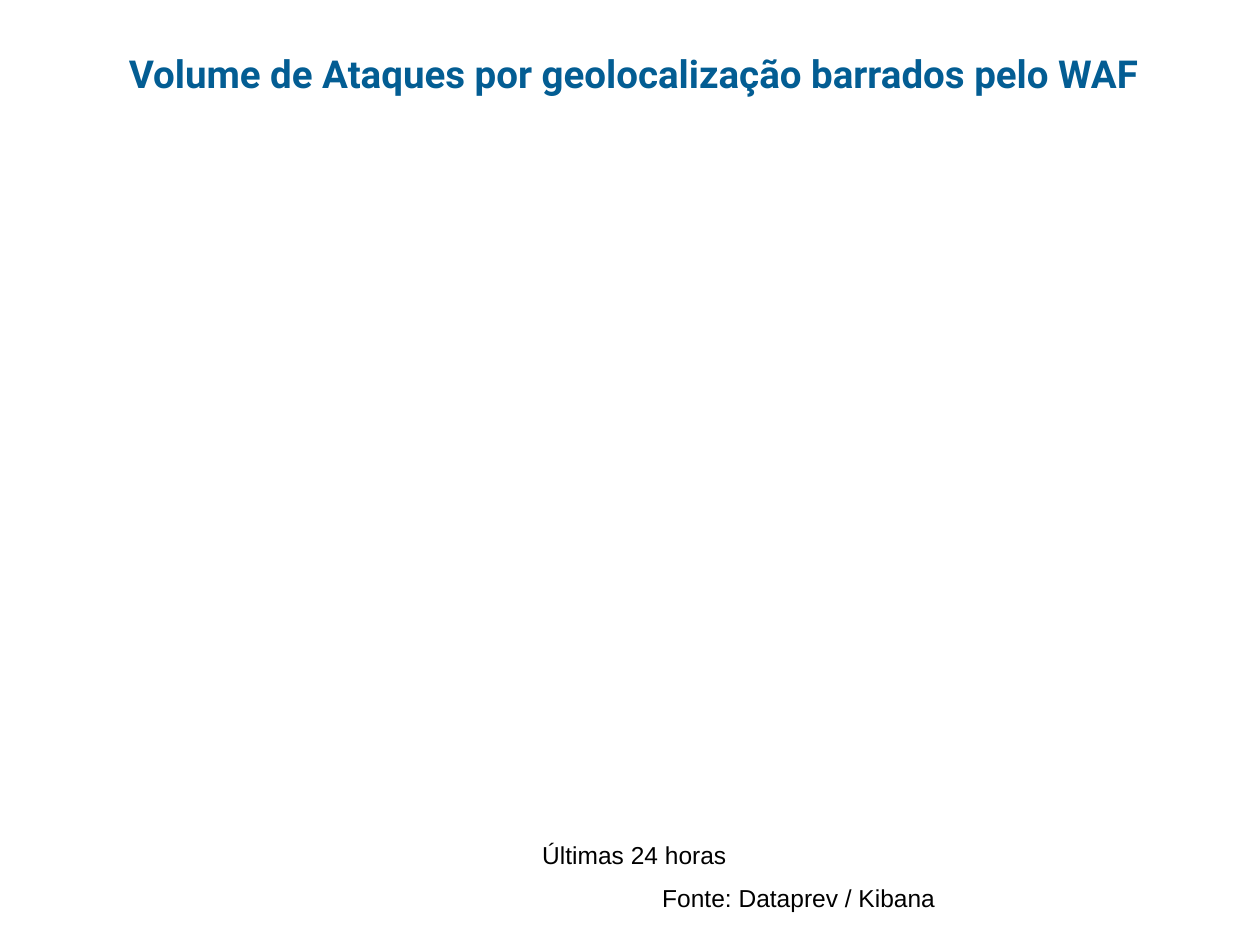
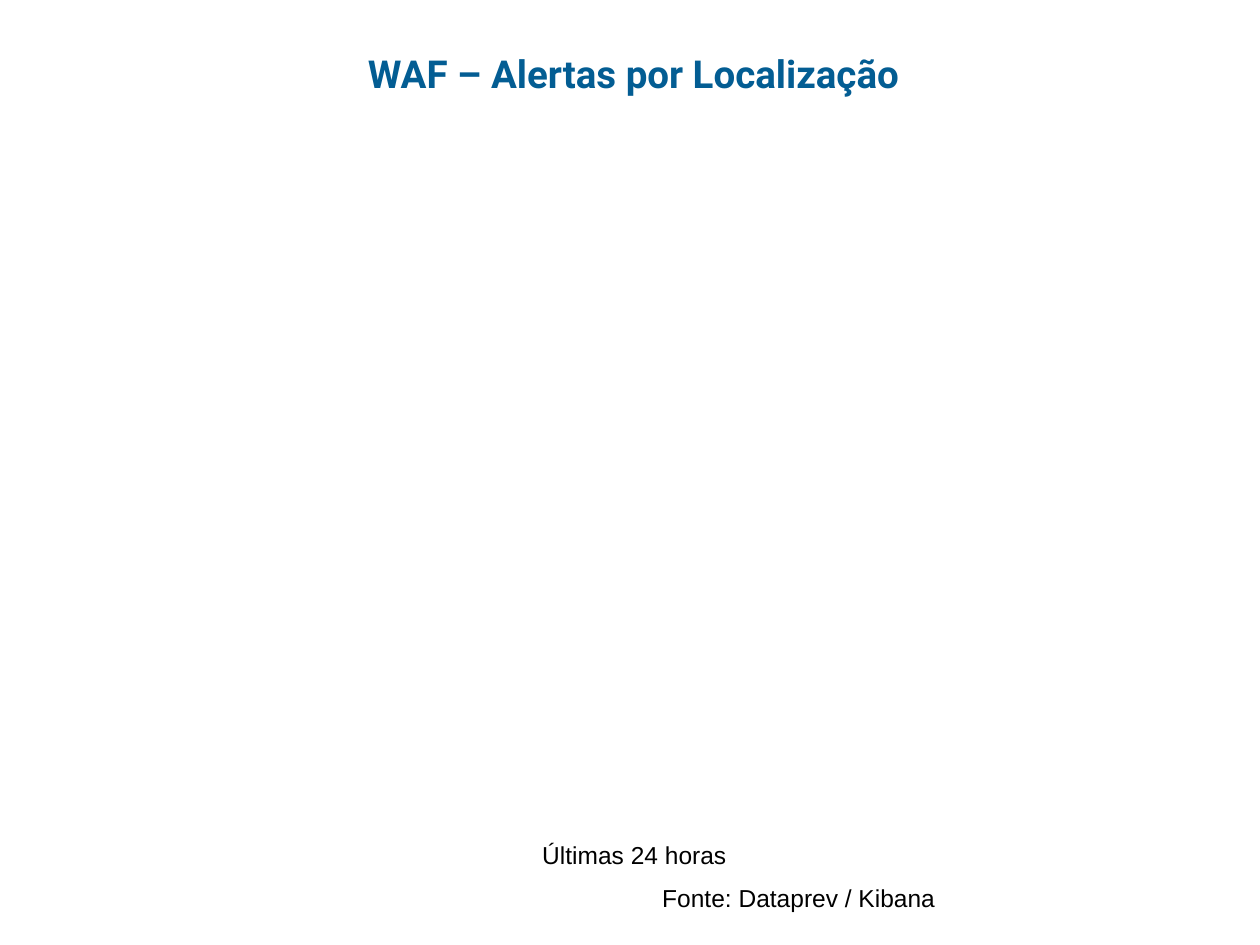
Before and after one commit to guihred/Experiments, a slide deck: slide 14 of src/main/resources/models/Radar_Eventos_v01122020REL1.pptx. Drawn at 1260x945 pixels with LibreOffice and Linux fonts; fonts in the diff are those of the drawing; background and template pictures are left out. Boxes give left, top, right and bottom in pixels: in the first picture for what was removed or moved away, otherwise in the second. Text is boxed around its words. In the diff, an @@ line names an element or a change of style, - is before the commit and + after.

```diff
--- a/src/main/resources/models/Radar_Eventos_v01122020REL1.pptx
+++ b/src/main/resources/models/Radar_Eventos_v01122020REL1.pptx
@@ text at bbox=[368, 59, 899, 97]: text changed @@
-Volume de Ataques por geolocalização barrados pelo WAF
+WAF – Alertas por Localização
```
Also in this commit, not shown: 9 other slides changed, 3 slides added, 22 other files.
